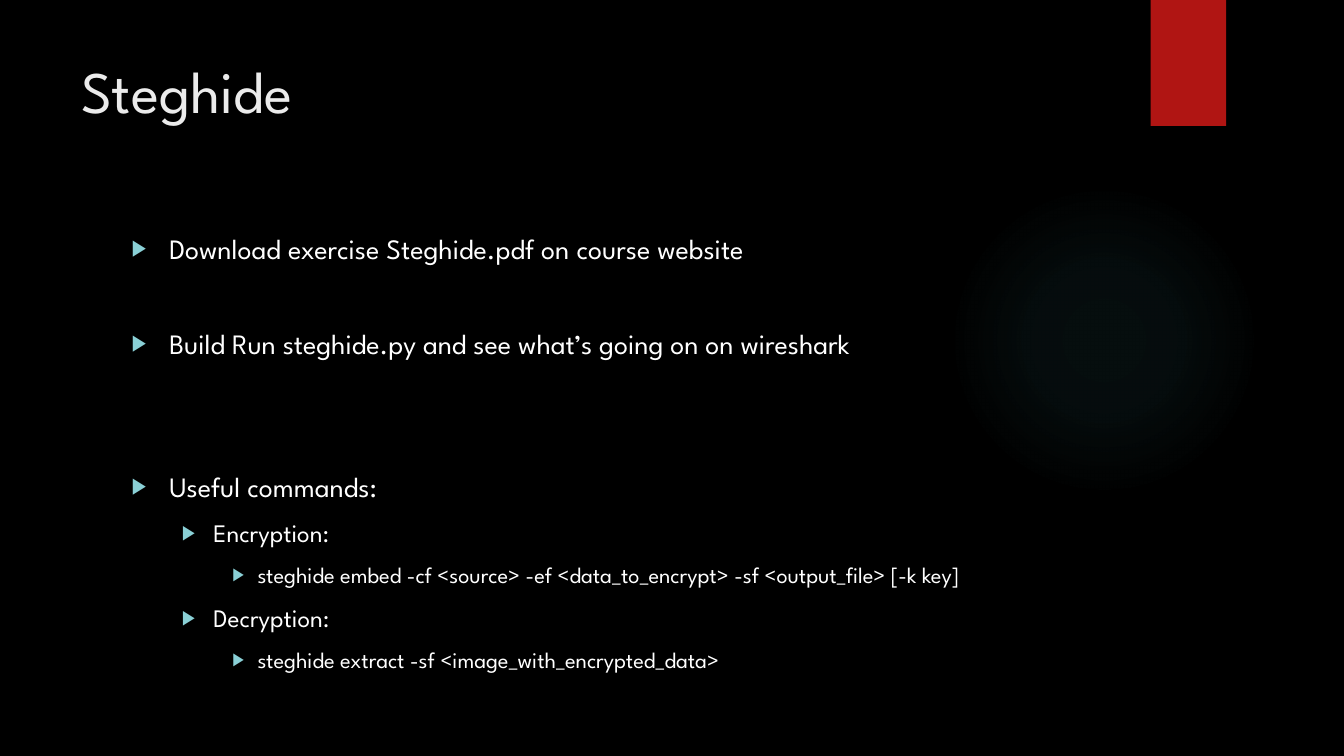
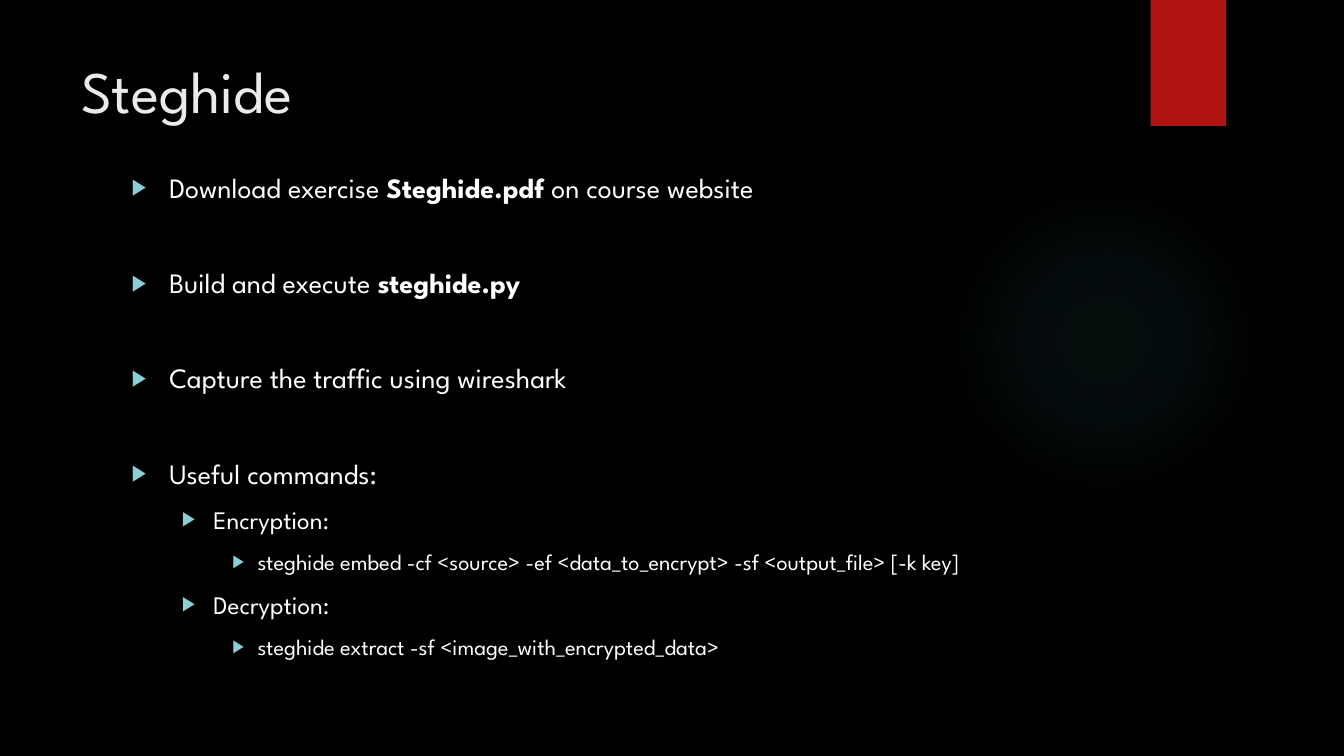
Before and after one commit to DeMaCS-UNICAL/NetworkSecurity, a slide deck: slide 11 of esercitazioni/Laboratory_22-23/Session_2/Lab_02_Slides.pptx. Drawn at 1344x756 pixels with LibreOffice and Linux fonts; fonts in the diff are those of the drawing; background and template pictures are left out. Boxes give left, top, right and bottom in pixels: in the first picture for what was removed or moved away, otherwise in the second. Text is boxed around its words. In the diff, an @@ line names an element or a change of style, - is before the commit and + after.

```diff
--- a/esercitazioni/Laboratory_22-23/Session_2/Lab_02_Slides.pptx
+++ b/esercitazioni/Laboratory_22-23/Session_2/Lab_02_Slides.pptx
@@ text "Download exercise Steghide.pdf on course ...": place and size @@
-text "Download exercise Steghide.pdf on course ..." at (169,239,959,673)
+text "Download exercise Steghide.pdf on course ..." at (169,178,959,660)
@@ text at (169,178,753,204): bold on in "Steghide.pdf" @@
@@ text at (169,273,566,394): text changed @@
-▶ Build Run steghide.py and see what’s going on on wireshark
+▶ Build and execute steghide.py
+▶ Capture the traffic using wireshark
```
Also in this commit, not shown: 7 other slides changed, 2 slides removed, 1 other file.
